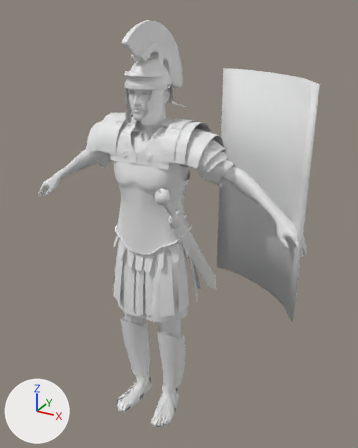
A saved change to the FBX model client/AnotherWayClient/Assets/Models/RomanSoldier/RomanSoldier.fbx.
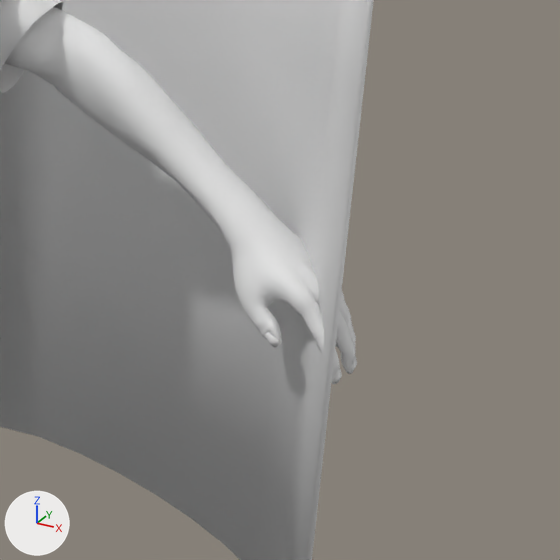
The first picture shows the older version from a 50 mm camera at (2.99, -1.846, 2.031) aimed at (1.906, 0.125, 1.046). The close-ups show both versions on the part from 61% to 100% of the width and 37% to 67% of the height of that picture. The lights are fixed; the arrows at lower left show +X, +Y and +Z. Where no turn or scale is listed for an object, it has been applied to the vertices.

The first close-up shows 'Shield', 'Skin', 'Tunika'.
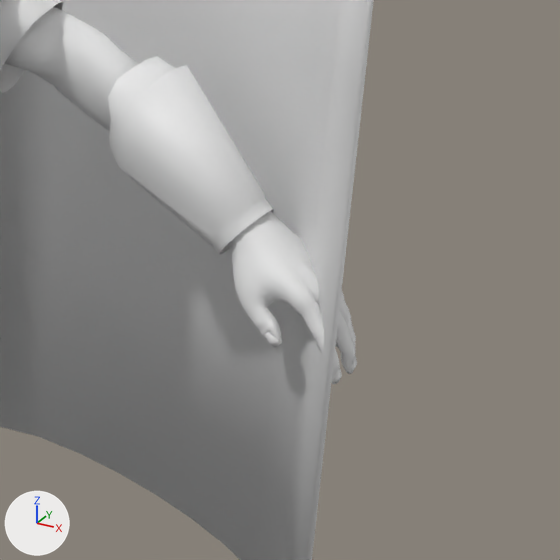
The newer file is also turned or shifted as a whole; pictures and numbers use the older file's frame.

What the commit changed:
Mesh me_cylinder_003 is new.
It has 172 vertices, 140 faces and spans x -0.626..0.626, y 0.021..0.16, z 1.168..1.358.
Object 'Arm_protection' (ob_arm_protection) is new; it shows me_cylinder_003.
Its location is (1.827, 0.0, 0.0).

Boxes [x1, y1, x2, y2] around the edits, measured in the close-ups (560 x 560 px):
'Arm_protection', added
    after: [108, 56, 275, 254]
